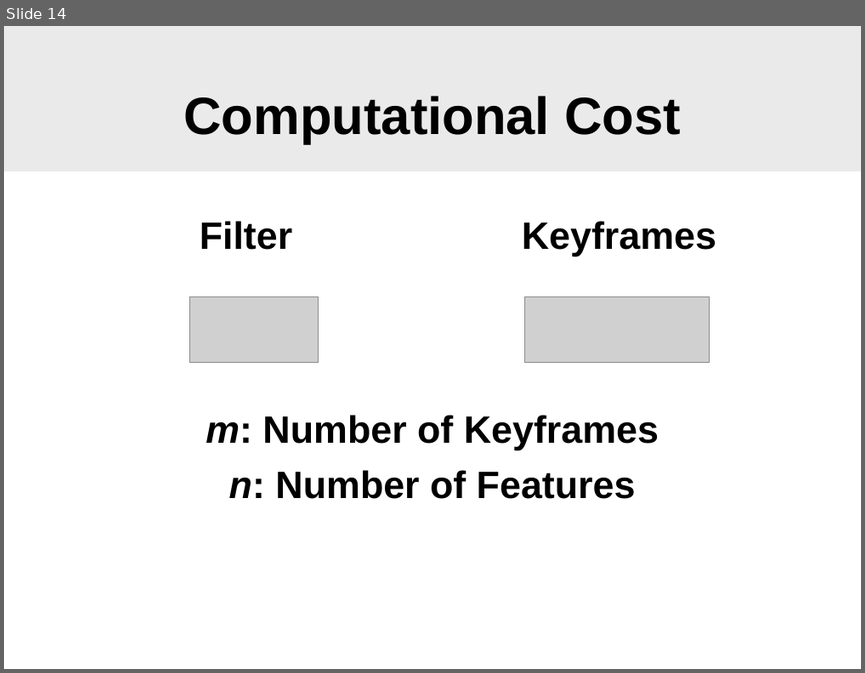
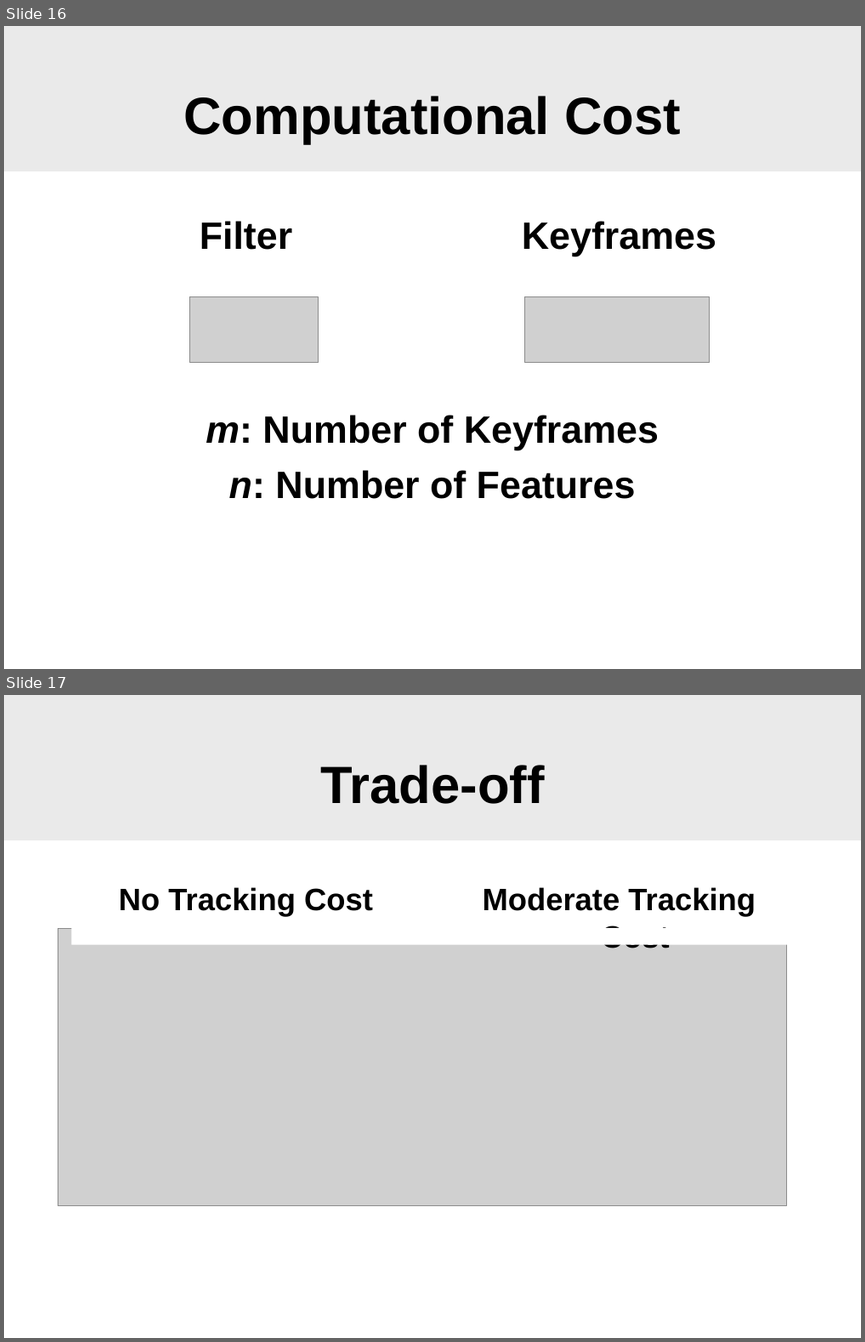
Before and after one commit to SgtPepper123/ICP_3dPhoto, a slide deck: slam/WhyFilter.odp. Shown one above the other, each under a label of ours: slide 14 before the commit, slides 16 and 17 after it. The pictures are 865x673 and 865x1342 pixels, drawn with LibreOffice and Linux fonts; fonts in the diff are those of the drawing; grey boxes stand for pictures; background and template pictures are left out. Boxes give left, top, right and bottom in pixels: in the first picture for what was removed or moved away, otherwise in the second. Text is boxed around its words. In the diff, an @@ line names an element or a change of style, - is before the commit and + after.

```diff
--- a/slam/WhyFilter.odp
+++ b/slam/WhyFilter.odp
@@ slide 17 added at (4, 695, 861, 1338), background #FFFFFF; not listed: 1 template element that a slide beside it also shows @@
@@ title added at (320, 765, 544, 804), 44 pt, text #000000, bold @@
+Trade-off
@@ text added at (119, 887, 373, 917), 26 pt, text #000000, bold @@
+No Tracking Cost
@@ text added at (483, 887, 755, 954), 26 pt, text #000000, bold @@
+Moderate Tracking Cost
@@ picture added at (58, 929, 786, 1207) @@
@@ rectangle added at (72, 928, 831, 945), fill #FFFFFF @@
@@ what was slide 14 is now slide 16 @@
```
Also in this commit, not shown: 2 slides changed, 5 other slides added, 2 slides removed.
